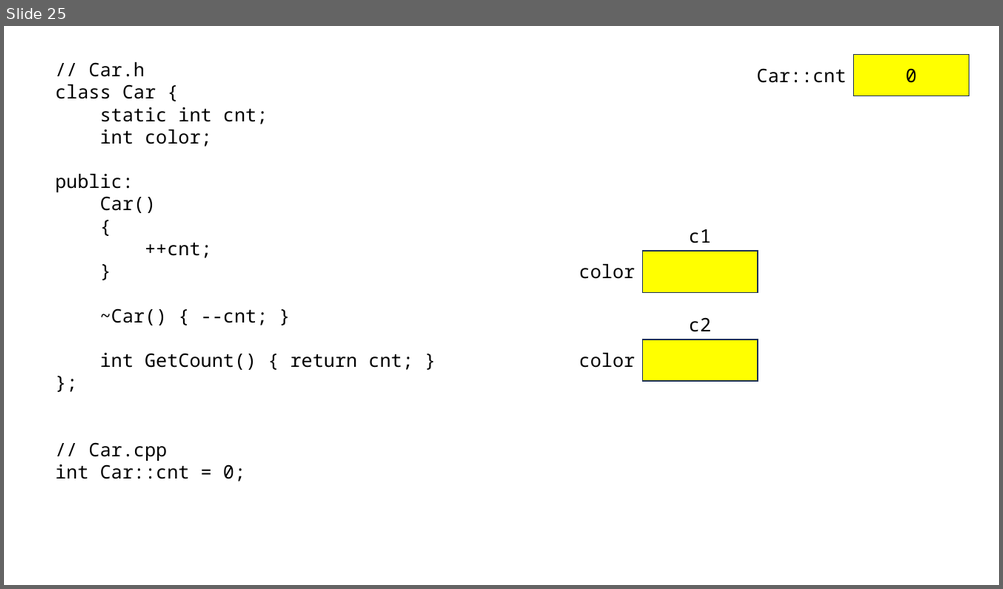
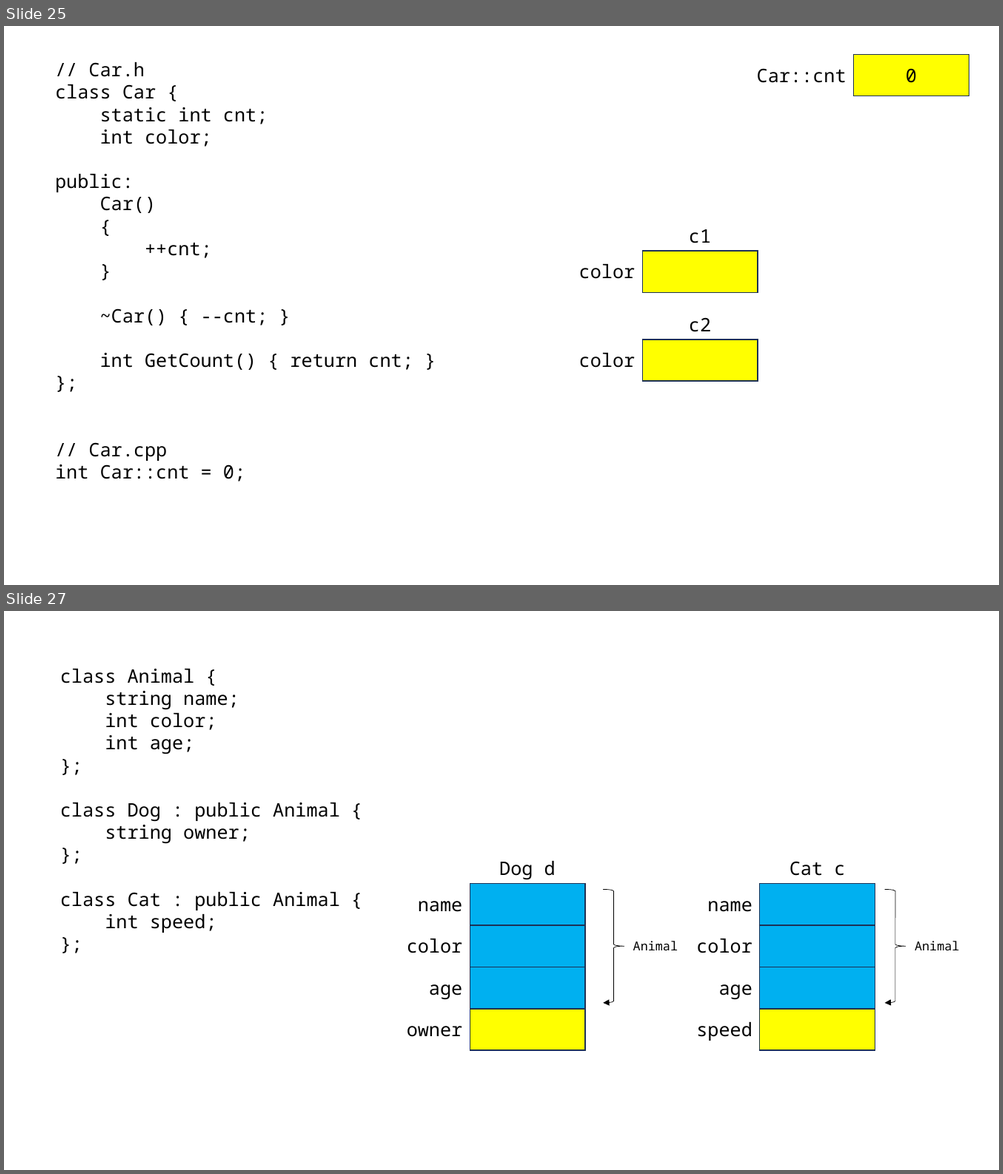
Before and after one commit to loopinf/cpp_230619, a slide deck: 230619.pptx. Shown one above the other, each under a label of ours: slide 25 before the commit, slides 25 and 27 after it; the slides between them are not shown. The pictures are 1003x589 and 1003x1174 pixels, drawn with LibreOffice and Linux fonts; fonts in the diff are those of the drawing. Boxes give left, top, right and bottom in pixels: in the first picture for what was removed or moved away, otherwise in the second. Text is boxed around its words. In the diff, an @@ line names an element or a change of style, - is before the commit and + after.

```diff
--- a/230619.pptx
+++ b/230619.pptx
@@ slide 27 added at bbox=[4, 611, 999, 1170], background #FFFFFF @@
@@ text added at bbox=[60, 669, 340, 933], 18 pt, text #000000 @@
+class Animal {
+string name;
+int color;
+int age;
+};
+class Dog : public Animal {
+string owner;
+};
+class Cat : public Animal {
+int speed;
+};
@@ text added at bbox=[499, 861, 555, 880], 18 pt, text #000000 @@
+Dog d
@@ text added at bbox=[789, 861, 845, 876], 18 pt, text #000000 @@
+Cat c
@@ rectangle added at bbox=[469, 884, 585, 925], fill #00B0F0, outline #1E3256 1 pt @@
@@ right brace added at bbox=[603, 889, 624, 1002], outline #000000 0.5 pt @@
@@ rectangle added at bbox=[760, 884, 876, 925], fill #00B0F0, outline #1E3256 1 pt @@
@@ right brace added at bbox=[885, 889, 905, 1002], outline #000000 0.5 pt @@
@@ text added at bbox=[418, 901, 462, 912], 18 pt, text #000000 @@
+name
@@ text added at bbox=[707, 901, 751, 912], 18 pt, text #000000 @@
+name
@@ text added at bbox=[407, 939, 463, 954], 18 pt, text #000000 @@
+color
@@ rectangle added at bbox=[469, 925, 585, 968], fill #00B0F0, outline #1E3256 1 pt @@
@@ text added at bbox=[633, 941, 677, 951], 12 pt, text #000000 @@
+Animal
@@ text added at bbox=[696, 939, 752, 954], 18 pt, text #000000 @@
+color
@@ rectangle added at bbox=[760, 925, 876, 968], fill #00B0F0, outline #1E3256 1 pt @@
@@ text added at bbox=[914, 941, 959, 951], 12 pt, text #000000 @@
+Animal
@@ text added at bbox=[429, 985, 462, 999], 18 pt, text #000000 @@
+age
@@ rectangle added at bbox=[469, 968, 585, 1009], fill #00B0F0, outline #1E3256 1 pt @@
@@ text added at bbox=[719, 985, 752, 999], 18 pt, text #000000 @@
+age
@@ rectangle added at bbox=[760, 968, 876, 1009], fill #00B0F0, outline #1E3256 1 pt @@
@@ rectangle added at bbox=[469, 1009, 585, 1051], fill #FFFF00, outline #1E3256 1 pt @@
@@ rectangle added at bbox=[760, 1009, 876, 1051], fill #FFFF00, outline #1E3256 1 pt @@
@@ text added at bbox=[407, 1026, 463, 1037], 18 pt, text #000000 @@
+owner
@@ text added at bbox=[696, 1022, 752, 1041], 18 pt, text #000000 @@
+speed
```
Also in this commit, not shown: 1 other slide added, 1 other file.
